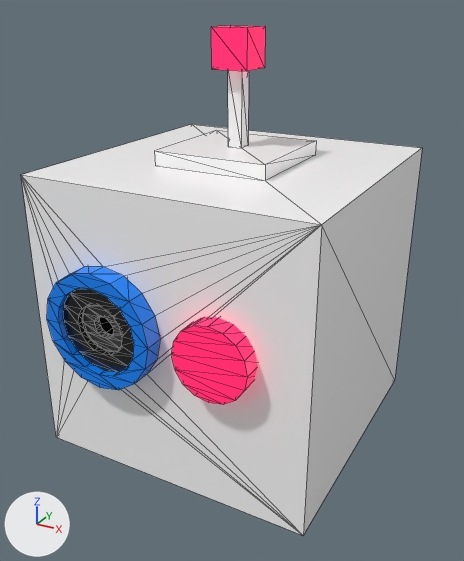
The glTF model dist/models/bot.glb as it was, and as the next commit left it.
Rendered twice from a camera (50 mm lens) standing at (0.411, -0.765, 0.402) and looking at (-0.016, 0.012, 0.014). The axes (+X, +Y, +Z) are drawn at lower left. The lights are the same throughout. Mesh edges are drawn as thin lines. Where no turn or scale is listed for an object, it has been applied to the vertices.

Names of what the first picture shows: 'bot', 'bot-antena', 'bot-antena-bae', 'bot-antena-glow', 'bot-camera', 'bot-camera-lens-big', 'bot-camera-lens-small', 'bot-led-glow'.
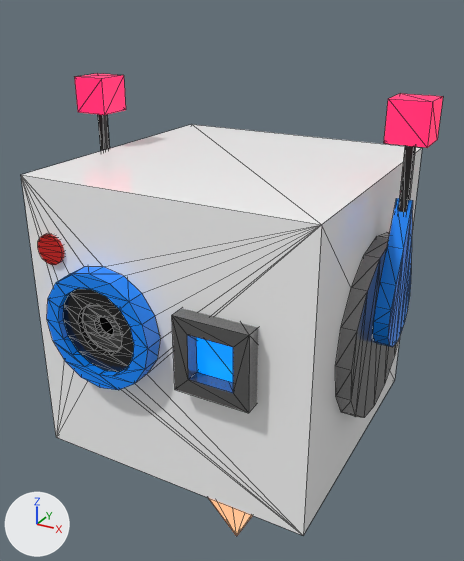
Commit message: Bot movement

The change, as a diff of the scene's bpy script:
```diff
--- a/dist/models/bot.glb.py
+++ b/dist/models/bot.glb.py
@@ mat_material_001 @@
 mat_material_001.base_color = (0.0, 0.24, 1.0)  # blue #0086ff
+mat_material_001.emission_color = (0.0, 0.00877, 0.0254)  # dark blue #00172c
+mat_material_001.emission_strength = 1.0
@@ me_cube_003 @@
 me_cube_003.from_pydata(...)  # 8 vertices, 12 faces; spans x -0.05..0.05, y -0.05..0.05, z -0.05..0.05
-me_cube_003.materials.append(mat_material_007)  # white #ffffff
+me_cube_003.materials.append(mat_material_008)  # pink #e71b57
@@ me_cube_002 @@
 me_cube_002.from_pydata(...)  # 8 vertices, 12 faces; spans x -0.05..0.05, y -0.05..0.05, z -0.05..0.05
-me_cube_002.materials.append(mat_material_007)  # white #ffffff
+me_cube_002.materials.append(mat_material_011)  # blue #0087ff
@@ me_cylinder_017 @@
 me_cylinder_017.from_pydata(...)  # 32 vertices, 60 faces; spans x -0.08..0.08, y -0.08..0.08, z -0.005..0.005
-me_cylinder_017.materials.append(mat_material_008)  # pink #e71b57
+me_cylinder_017.materials.append(mat_material_010)  # red #b40e0a
@@ ob_bot_antena @@
 ob_bot_antena = bpy.data.objects.new('bot-antena', me_cube_003)
-ob_bot_antena.parent = ob_bot
-ob_bot_antena.location = (0.0, 0.0, 0.269)
-ob_bot_antena.scale = (0.2, 0.2, 1.0)
+ob_bot_antena.parent = ob_bot_antena_base_r
+ob_bot_antena.location = (-0.218, 0.0, 0.02)
+ob_bot_antena.rotation_euler = (0.0, -1.571, 0.0)  # degrees (0, -90, 0)
+ob_bot_antena.scale = (0.5, 0.4, 0.4)
@@ ob_bot_antena_bae @@
 ob_bot_antena_bae = bpy.data.objects.new('bot-antena-bae', me_cube_002)
-ob_bot_antena_bae.parent = ob_bot_antena
-ob_bot_antena_bae.location = (0.0, 0.0, -0.0592)
-ob_bot_antena_bae.scale = (8.0, 8.0, 0.2)
+ob_bot_antena_bae.parent = ob_bot
+ob_bot_antena_bae.location = (0.0834, -0.171, 0.02)
+ob_bot_antena_bae.scale = (0.6, 0.6, 0.6)
@@ ob_bot_antena_glow @@
 ob_bot_antena_glow = bpy.data.objects.new('bot-antena-glow', me_cube_004)
-ob_bot_antena_glow.location = (0.0, 0.0, 0.344)
+ob_bot_antena_glow.location = (0.23, 0.0, 0.273)
@@ ob_bot_led_glow @@
 ob_bot_led_glow.parent = ob_bot
-ob_bot_led_glow.location = (0.0834, -0.207, 0.02)
+ob_bot_led_glow.location = (-0.162, -0.197, 0.108)
 ob_bot_led_glow.rotation_euler = (-1.571, 0.0, -3.142)  # degrees (-90, 0, -180)
-ob_bot_led_glow.scale = (-0.625, -0.625, -3.62)
+ob_bot_led_glow.scale = (-0.256, -0.256, -1.48)
@@ ob_bot_antena_base_r @@
+ob_bot_antena_base_r = bpy.data.objects.new('bot-antena-base.R', me_cylinder_004)  # a 16-sided cylinder along z spanning x -0.1..0.1, y -0.1..0.1, z -0.01..0.01; in mat_material_009 (grey #858585)
+ob_bot_antena_base_r.parent = ob_bot
+ob_bot_antena_base_r.location = (-0.21, 0.0, 0.0)
+ob_bot_antena_base_r.rotation_euler = (3.142, -1.571, 0.0)  # degrees (180, -90, 0)
+ob_bot_antena_base_r.scale = (-1.25, -1.25, -1.0)
@@ ob_bot_laser_frame @@
+ob_bot_laser_frame = bpy.data.objects.new('bot-laser-frame', me_cube)  # 16 vertices, 28 faces; spans x 0.0334..0.1334, y -0.4848..-0.3848, z -0.03..0.07; in mat_material_009 (grey #858585)
+ob_bot_laser_frame.location = (0.0, 0.264, 0.0)
@@ ob_bot_flame_glow @@
+ob_bot_flame_glow = bpy.data.objects.new('bot-flame-glow', me_sphere_003)  # 65 vertices, 94 faces; spans x -0.1..0.1, y -0.1..0.1, z -0.271..0.0; in mat_material_012 (white #ffffff)
+ob_bot_flame_glow.location = (0.0, 0.0, -0.205)
@@ ob_bot_antena_r @@
+ob_bot_antena_r = bpy.data.objects.new('bot-antena.R', me_cube_005)  # a box spanning x -0.05..0.05, y -0.05..0.05, z -0.1..0.0; in mat_material_002 (black #2e2e2e)
+ob_bot_antena_r.parent = ob_bot_antena_base_r
+ob_bot_antena_r.location = (-0.198, 0.0, 0.02)
+ob_bot_antena_r.rotation_euler = (0.0, -1.571, 0.0)  # degrees (0, -90, 0)
+ob_bot_antena_r.scale = (0.1, 0.08, 1.03)
@@ ob_bot_antena_l @@
+ob_bot_antena_l = bpy.data.objects.new('bot-antena.L', me_cube_003_1)  # a box spanning x -0.005..0.005, y -0.005..0.005, z -0.1286..0.0; in mat_material_002 (black #2e2e2e)
+ob_bot_antena_l.location = (0.23, 0.0, 0.248)
@@ ob_bot_antena_mount_l @@
+ob_bot_antena_mount_l = bpy.data.objects.new('bot-antena-mount.L', me_cylinder_003)  # 32 vertices, 60 faces; spans x -0.01..0.01, y -0.05..0.05, z -0.05..0.147; in mat_material_001 (blue #0087ff)
+ob_bot_antena_mount_l.location = (0.23, 0.0, 0.031)
@@ ob_bot_antena_base_l @@
+ob_bot_antena_base_l = bpy.data.objects.new('bot-antena-base.L', me_cylinder_004.copy())
+ob_bot_antena_base_l.parent = ob_bot
+ob_bot_antena_base_l.location = (0.21, 0.0, 0.0)
+ob_bot_antena_base_l.rotation_euler = (0.0, 1.571, 0.0)  # degrees (0, 90, 0)
+ob_bot_antena_base_l.scale = (1.25, 1.25, 1.0)
```

Pixel boxes [x1, y1, x2, y2] of what changed, in the pictures (464 x 561 px):
'bot-antena-bae', recoloured, moved, turned, rescaled: before [155, 130, 316, 181]; after [196, 337, 233, 383]
'bot-antena-base.L', added: after [335, 233, 398, 418]
'bot-led-glow', recoloured, moved, rescaled: before [171, 317, 257, 404]; after [38, 234, 64, 265]
'bot-laser-frame', added: after [172, 308, 258, 413]
'bot-antena-glow', moved: before [211, 26, 265, 71]; after [384, 94, 443, 148]
'bot-antena-mount.L', added (blue): after [373, 198, 413, 347]
'bot-antena', recoloured, moved, turned, rescaled: before [228, 70, 249, 148]; after [75, 74, 126, 115]
'bot-antena.L', added: after [398, 145, 416, 212]
'bot-flame-glow', added: after [209, 498, 253, 536]
'bot-antena.R', added: after [98, 114, 110, 151]
